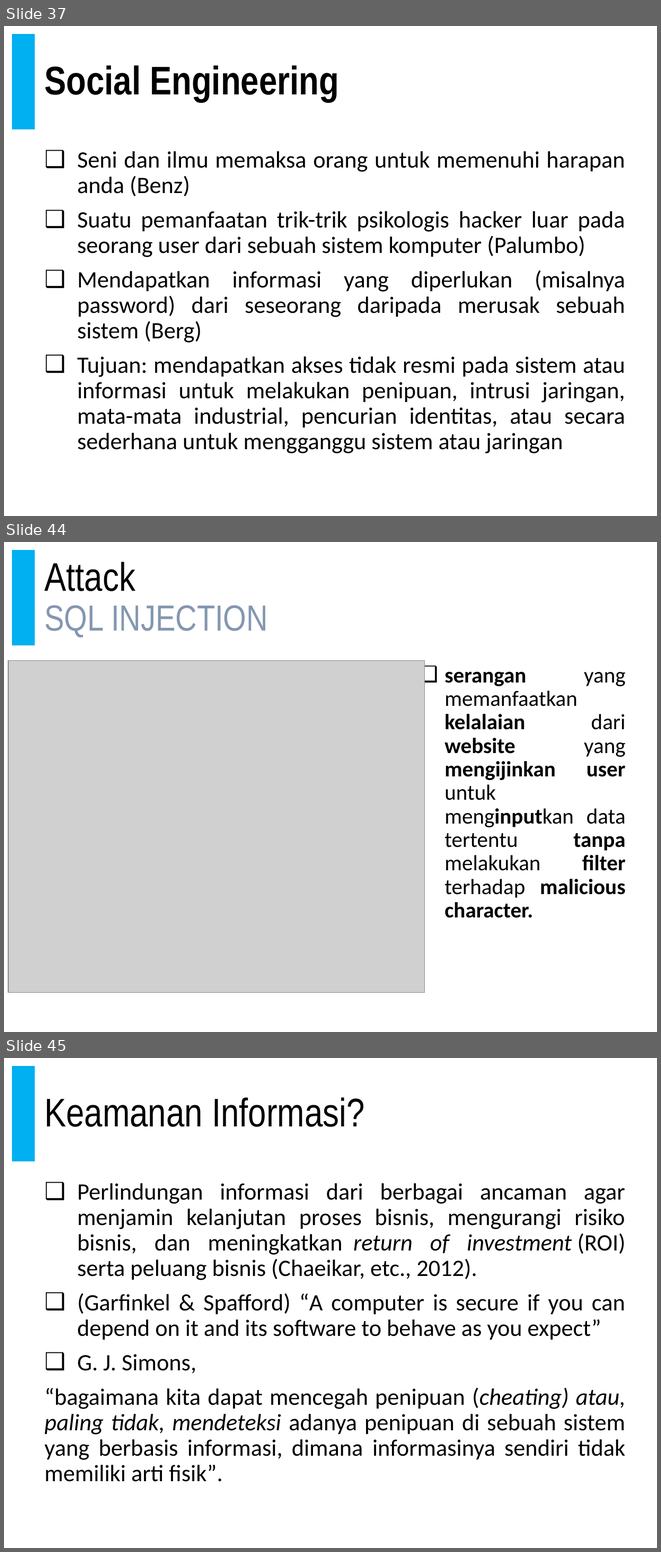
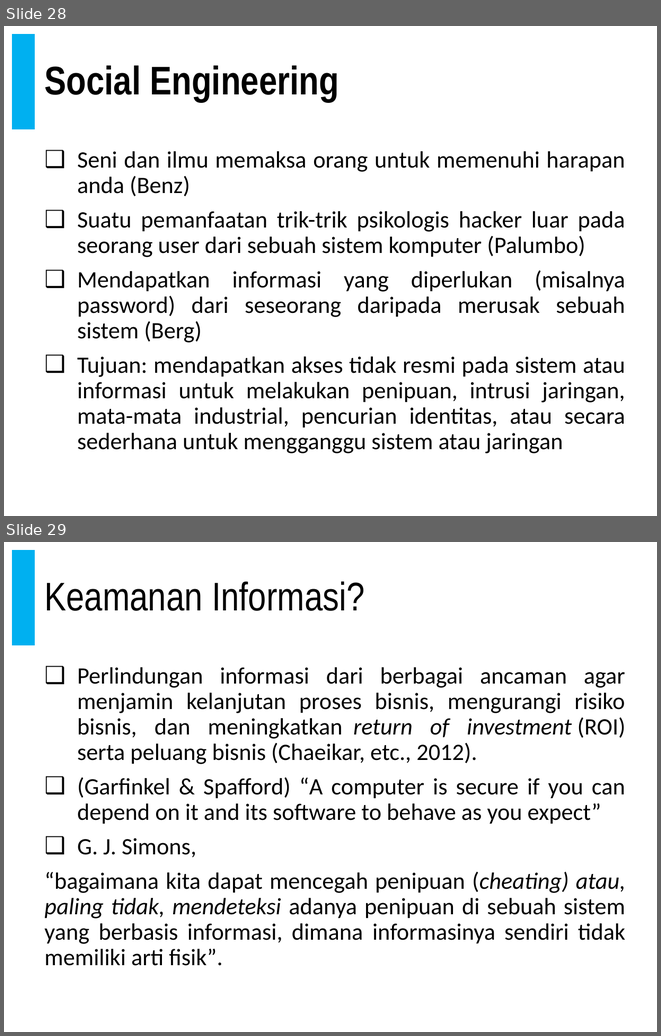
Before and after one commit to doniaft/Keamanan-Informasi, a slide deck: 1. Bahan Ajar/01. Keamanan Informasi - Pendahuluan.pptx. Shown one above the other, each under a label of ours: slides 37, 44 and 45 before the commit, slides 28 and 29 after it; the slides between them are not shown. The pictures are 661x1552 and 661x1036 pixels, drawn with LibreOffice and Linux fonts; fonts in the diff are those of the drawing; grey boxes stand for pictures. Boxes give left, top, right and bottom in pixels: in the first picture for what was removed or moved away, otherwise in the second. Text is boxed around its words. In the diff, an @@ line names an element or a change of style, - is before the commit and + after.

```diff
--- a/1. Bahan Ajar/01. Keamanan Informasi - Pendahuluan.pptx
+++ b/1. Bahan Ajar/01. Keamanan Informasi - Pendahuluan.pptx
@@ slide 44 removed at <box>4,542,657,1032</box>, background #FFFFFF; not listed: 2 template elements that a slide beside it also shows @@
@@ title removed at <box>44,562,268,637</box> @@
-Attack
-SQL INJECTION
@@ picture removed at <box>8,660,424,992</box> @@
@@ text removed at <box>444,671,626,918</box> @@
-❑ serangan yang memanfaatkan kelalaian dari website yang mengijinkan user untuk menginputkan data tertentu tanpa melakukan filter terhadap malicious character.
@@ what was slide 37 is now slide 28 @@
@@ what was slide 45 is now slide 29 @@
```
Also in this commit, not shown: 4 slides changed, 6 slides added, 16 other slides removed, 1 other file.
